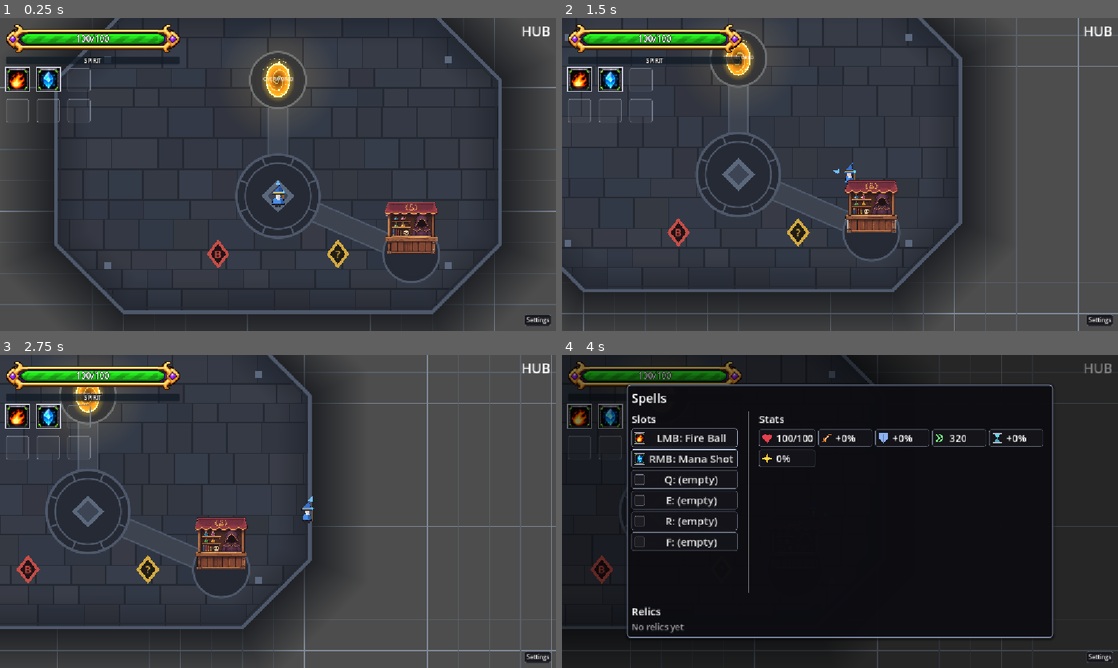
Above: before the commit, frames 1-4 (two rows, left to right).
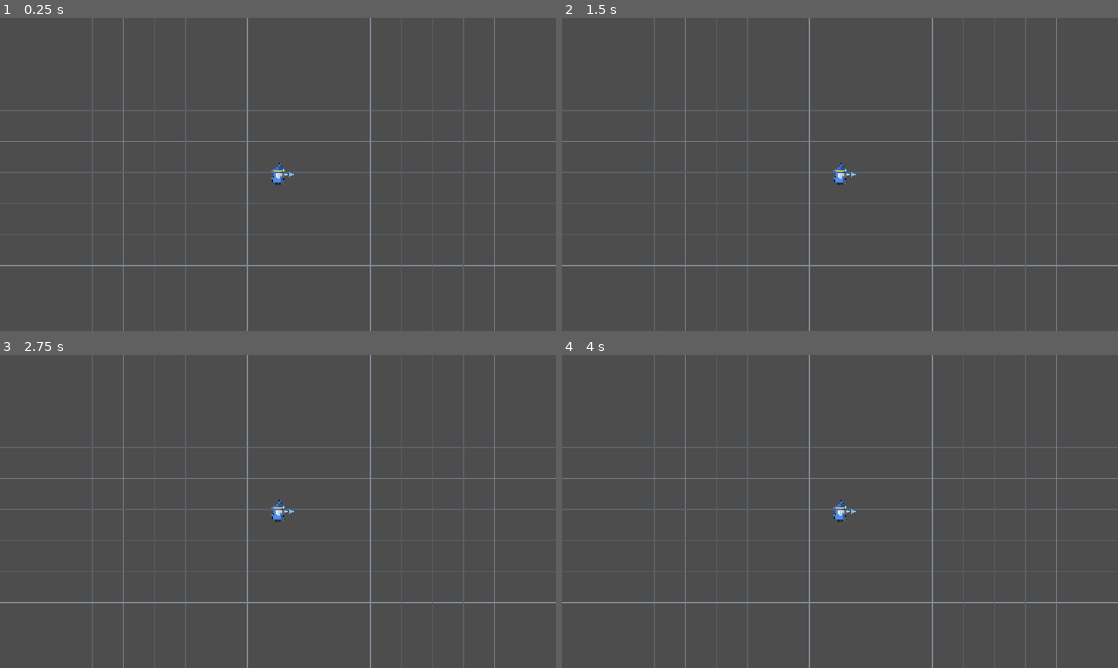
Above: after the commit, the same moments.

Repository: BestestGameStudio/gangU
Game: Godot game, scene res://game/core/main.tscn
The game is run twice, just before and just after one commit, with the same random seed, the same clock (stepped at 60 frames per second) and the same inputs. Sound files missing from this copy of the repository are replaced by a short silence.
Inputs (mouse positions are in pixels of both pictures, inside the frame that each line leads up to):
- Up to frame 1 (0.25 s): no input
- Up to frame 2 (1.5 s): tap Enter at 0.5 s; move the mouse to (962, 158) at 0.52 s; hold D (move_right) 0.53-1.25 s; hold Space (cast) 0.53-1.25 s; click (962, 158) at 0.67 s; tap H (heal) at 0.8 s; drag from (728, 190) to (756, 58) at 1.27 s
- Up to frame 3 (2.75 s): move the mouse to (333, 442) at 2.02 s; hold D (move_right) from 2.03 s (still down); hold Space (cast) from 2.03 s (still down); tap H (heal) at 2.3 s
- Up to frame 4 (4 s): release D (move_right) at 2.75 s; release Space (cast) at 2.75 s; drag from (812, 574) to (589, 570) at 2.77 s; move the mouse to (1006, 558) at 3.52 s; hold A (move_left) from 3.53 s (still down); hold Tab (equip_panel, bound only before the commit) from 3.53 s (still down); tap H (heal) at 3.8 s

The runs differ from the first frame. In frame 1, 64% of the frame differs, in the area x 0-100%, y 0-100%; in frame 2, 52%; in frame 3, 43%; in frame 4, 98%.
Error after the commit: Parse Error: Could not find type "PlayerHurtAudio" in the current scope. (res://game/player/player.gd:8)

Commit message:
Implement hurt audio cues for player health changes
Add audio feedback for player taking damage and death.

Diff:
--- a/game/player/player.gd
+++ b/game/player/player.gd
@@ -4,6 +4,8 @@
 ## WASD movement + cursor aim. Manual aim only, no aim assist.
 ## Consumes shared input actions from project.godot:
 ## move_up/move_down/move_left/move_right (WASD).
+
+var _hurt_audio: PlayerHurtAudio
 
 signal died()
 signal health_changed(current: int, max_hp: int)
@@ -188,6 +190,15 @@
 	var before := hp
 	hp = clampi(hp - amount, 0, max_hp)
 	OnHit.record(self, before, hp) # #390: outcome captured before died()/revive
+	# Capture nonlethal outcome BEFORE health_changed/revive callbacks.
+	if hp > 0 and hp < before:
+		if _hurt_audio == null:
+			_hurt_audio = PlayerHurtAudio.new()
+			_hurt_audio.name = "HurtCue"
+			add_child(_hurt_audio)
+		_hurt_audio.cue()
+	elif hp == 0 and _hurt_audio != null:
+		_hurt_audio.silence()
 	health_changed.emit(hp, max_hp)
 	if hp == 0:
 		died.emit()
